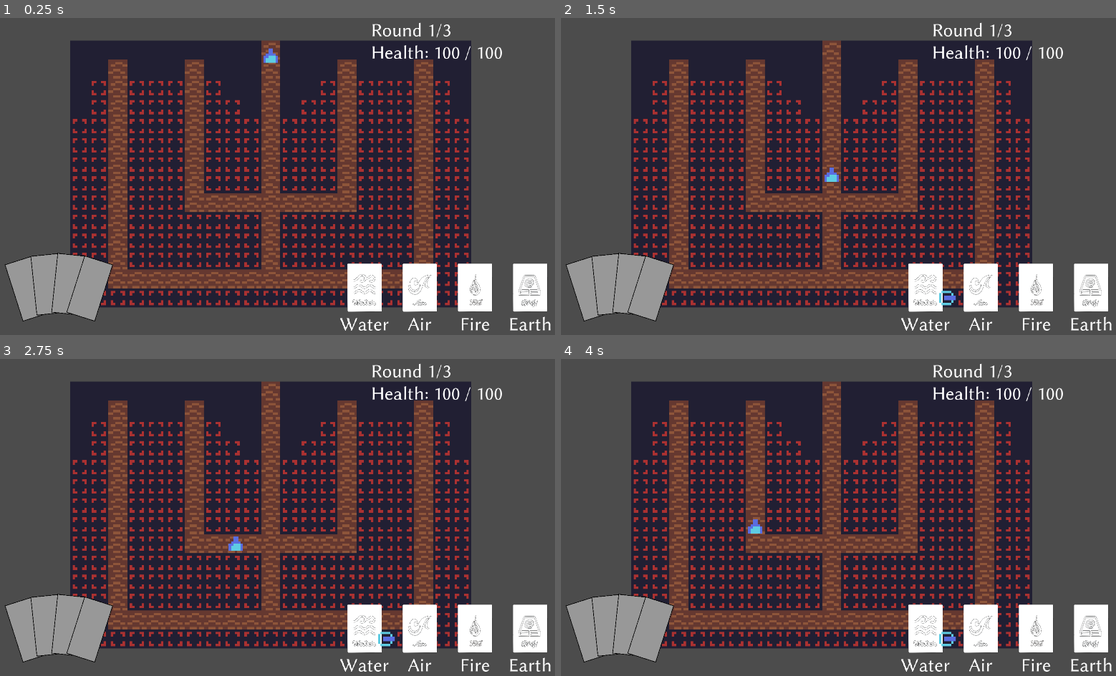
Above: before the commit, frames 1-4 (two rows, left to right).
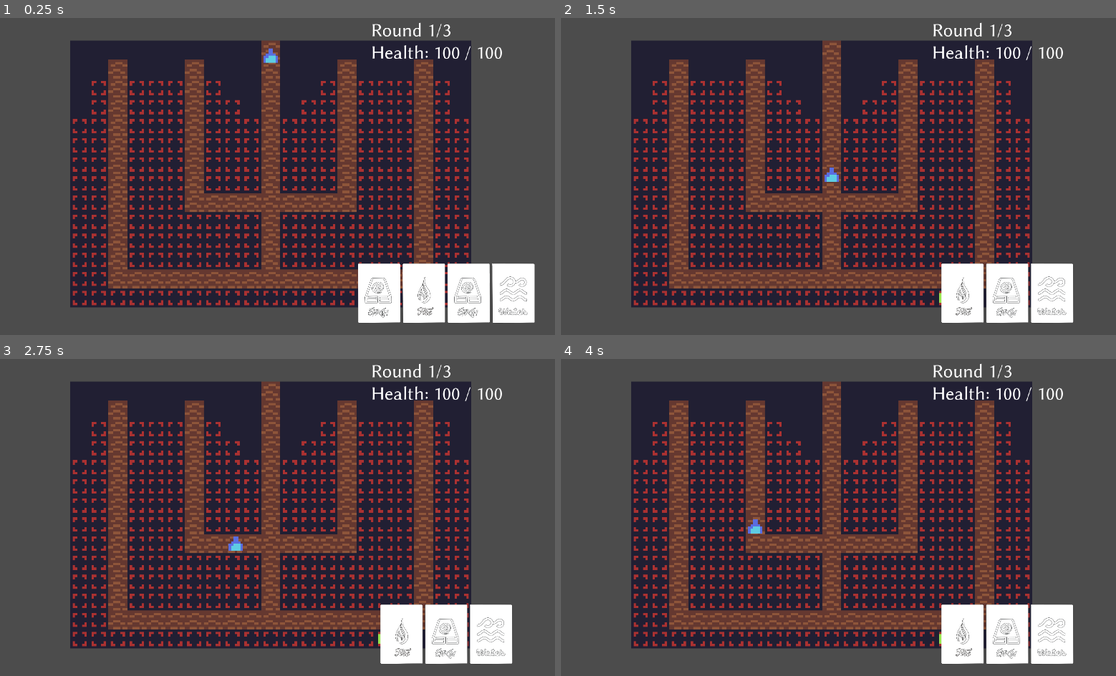
Above: after the commit, the same moments.

Repository: ModProg/GMTK-21
Game: Godot game, scene res://Scenes/ScrapScene.tscn
Two runs of this game, one before a commit and one after it. Both use one fixed random seed, a clock stepped at 60 frames per second and the inputs below.
Inputs (mouse positions are in pixels of both pictures, inside the frame that each line leads up to):
- Up to frame 1 (0.25 s): no input
- Up to frame 2 (1.5 s): click (927, 287) at 0.52 s; click (938, 293) at 1.27 s
- Up to frame 3 (2.75 s): click (421, 628) at 2.02 s
- Up to frame 4 (4 s): click (1038, 628) at 2.77 s; click (1093, 628) at 3.52 s

The runs differ from the first frame. In frame 1, 7.4% of the frame differs, in the area x 0-100%, y 74-99%; in frame 2, 8.2%; in frame 3, 8.2%; in frame 4, 8.2%.

Commit message:
Added Animated Cards

Diff:
--- /dev/null
+++ b/Godot/Art/Towers/Blue_Fire Tower.tres
@@ -0,0 +1,7 @@
+[gd_resource type="AtlasTexture" load_steps=2 format=2]
+
+[ext_resource path="res://Art/DeveloperArt.png" type="Texture" id=1]
+
+[resource]
+atlas = ExtResource( 1 )
+region = Rect2( 56, 16, 8, 8 )
--- /dev/null
+++ b/Godot/Art/Towers/Ice Tower.tres
@@ -0,0 +1,7 @@
+[gd_resource type="AtlasTexture" load_steps=2 format=2]
+
+[ext_resource path="res://Art/DeveloperArt.png" type="Texture" id=1]
+
+[resource]
+atlas = ExtResource( 1 )
+region = Rect2( 72, 16, 8, 8 )
--- /dev/null
+++ b/Godot/Art/Towers/Lava Tower.tres
@@ -0,0 +1,7 @@
+[gd_resource type="AtlasTexture" load_steps=2 format=2]
+
+[ext_resource path="res://Art/DeveloperArt.png" type="Texture" id=1]
+
+[resource]
+atlas = ExtResource( 1 )
+region = Rect2( 64, 16, 8, 8 )
--- /dev/null
+++ b/Godot/Art/Towers/Sand Tower.tres
@@ -0,0 +1,7 @@
+[gd_resource type="AtlasTexture" load_steps=2 format=2]
+
+[ext_resource path="res://Art/DeveloperArt.png" type="Texture" id=1]
+
+[resource]
+atlas = ExtResource( 1 )
+region = Rect2( 48, 16, 8, 8 )
--- /dev/null
+++ b/Godot/Art/Towers/Steam Tower.tres
@@ -0,0 +1,7 @@
+[gd_resource type="AtlasTexture" load_steps=2 format=2]
+
+[ext_resource path="res://Art/DeveloperArt.png" type="Texture" id=1]
+
+[resource]
+atlas = ExtResource( 1 )
+region = Rect2( 40, 16, 8, 8 )
--- /dev/null
+++ b/Godot/Art/Towers/Wood Tower.tres
@@ -0,0 +1,7 @@
+[gd_resource type="AtlasTexture" load_steps=2 format=2]
+
+[ext_resource path="res://Art/DeveloperArt.png" type="Texture" id=1]
+
+[resource]
+atlas = ExtResource( 1 )
+region = Rect2( 32, 16, 8, 8 )
--- a/Godot/Scenes/Card.tscn
+++ /dev/null
@@ -1,14 +0,0 @@
-[gd_scene load_steps=2 format=2]
-
-[ext_resource path="res://Scripts/Cards.gd" type="Script" id=1]
-
-[node name="Panel" type="Panel"]
-margin_left = 140.114
-margin_top = 15.322
-margin_right = 240.114
-margin_bottom = 215.322
-rect_pivot_offset = Vector2( 50, 200 )
-script = ExtResource( 1 )
-__meta__ = {
-"_edit_use_anchors_": false
-}
--- a/Godot/Scenes/ScrapScene.tscn
+++ b/Godot/Scenes/ScrapScene.tscn
@@ -2,7 +2,7 @@
 
 [ext_resource path="res://Scripts/GameController.gd" type="Script" id=1]
 [ext_resource path="res://Scripts/RoundController.gd" type="Script" id=2]
-[ext_resource path="res://Scenes/UI.tscn" type="PackedScene" id=4]
+[ext_resource path="res://Scenes/UI/UI.tscn" type="PackedScene" id=4]
 
 [node name="Node" type="Node"]
 script = ExtResource( 1 )
--- a/Godot/Scenes/TowerTables.tscn
+++ /dev/null
@@ -1,145 +0,0 @@
-[gd_scene load_steps=7 format=2]
-
-[ext_resource path="res://Art/Cards/Water Card.tres" type="Texture" id=1]
-[ext_resource path="res://Art/Cards/Air Card.tres" type="Texture" id=2]
-[ext_resource path="res://Art/Cards/Fire Card.tres" type="Texture" id=3]
-[ext_resource path="res://Art/Cards/Earth Card.tres" type="Texture" id=4]
-[ext_resource path="res://Art/Fonts/LinBiolinum_aRL.tres" type="DynamicFont" id=5]
-[ext_resource path="res://Scenes/TowerTables.gd" type="Script" id=6]
-
-[node name="TowerTables" type="Control"]
-anchor_right = 1.0
-anchor_bottom = 1.0
-mouse_filter = 1
-script = ExtResource( 6 )
-__meta__ = {
-"_edit_use_anchors_": false
-}
-
-[node name="Column" type="VBoxContainer" parent="."]
-anchor_right = 1.0
-anchor_bottom = 1.0
-size_flags_horizontal = 3
-__meta__ = {
-"_edit_use_anchors_": false
-}
-
-[node name="Row" type="HBoxContainer" parent="Column"]
-margin_right = 1920.0
-margin_bottom = 1080.0
-size_flags_vertical = 3
-
-[node name="Element1" type="VBoxContainer" parent="Column/Row"]
-margin_right = 477.0
-margin_bottom = 1080.0
-size_flags_horizontal = 3
-
-[node name="Water" type="TextureButton" parent="Column/Row/Element1" groups=[
-"Tower_button",
-]]
-margin_right = 477.0
-margin_bottom = 1002.0
-mouse_filter = 1
-size_flags_horizontal = 3
-size_flags_vertical = 3
-texture_normal = ExtResource( 1 )
-expand = true
-stretch_mode = 5
-
-[node name="Label" type="Label" parent="Column/Row/Element1"]
-margin_top = 1006.0
-margin_right = 477.0
-margin_bottom = 1080.0
-mouse_filter = 1
-custom_fonts/font = ExtResource( 5 )
-text = "Water"
-align = 1
-valign = 1
-autowrap = true
-
-[node name="Element2" type="VBoxContainer" parent="Column/Row"]
-margin_left = 481.0
-margin_right = 958.0
-margin_bottom = 1080.0
-size_flags_horizontal = 3
-
-[node name="Air" type="TextureButton" parent="Column/Row/Element2" groups=[
-"Tower_button",
-]]
-margin_right = 477.0
-margin_bottom = 1002.0
-mouse_filter = 1
-size_flags_horizontal = 3
-size_flags_vertical = 3
-texture_normal = ExtResource( 2 )
-expand = true
-stretch_mode = 5
-
-[node name="Label" type="Label" parent="Column/Row/Element2"]
-margin_top = 1006.0
-margin_right = 477.0
-margin_bottom = 1080.0
-mouse_filter = 1
-custom_fonts/font = ExtResource( 5 )
-text = "Air"
-align = 1
-valign = 1
-autowrap = true
-
-[node name="Element3" type="VBoxContainer" parent="Column/Row"]
-margin_left = 962.0
-margin_right = 1439.0
-margin_bottom = 1080.0
-size_flags_horizontal = 3
-
-[node name="Fire" type="TextureButton" parent="Column/Row/Element3" groups=[
-"Tower_button",
-]]
-margin_right = 477.0
-margin_bottom = 1002.0
-mouse_filter = 1
-size_flags_horizontal = 3
-size_flags_vertical = 3
-texture_normal = ExtResource( 3 )
-expand = true
-stretch_mode = 5
-
-[node name="Label" type="Label" parent="Column/Row/Element3"]
-margin_top = 1006.0
-margin_right = 477.0
-margin_bottom = 1080.0
-mouse_filter = 1
-custom_fonts/font = ExtResource( 5 )
-text = "Fire"
-align = 1
-valign = 1
-autowrap = true
-
-[node name="Element4" type="VBoxContainer" parent="Column/Row"]
-margin_left = 1443.0
-margin_right = 1920.0
-margin_bottom = 1080.0
-size_flags_horizontal = 3
-
-[node name="Earth" type="TextureButton" parent="Column/Row/Element4" groups=[
-"Tower_button",
-]]
-margin_right = 477.0
-margin_bottom = 1002.0
-mouse_filter = 1
-size_flags_horizontal = 3
-size_flags_vertical = 3
-texture_normal = ExtResource( 4 )
-expand = true
-stretch_mode = 5
-
-[node name="Label" type="Label" parent="Column/Row/Element4"]
-margin_top = 1006.0
-margin_right = 477.0
-margin_bottom = 1080.0
-mouse_filter = 1
-custom_fonts/font = ExtResource( 5 )
-text = "Earth"
-align = 1
-valign = 1
-autowrap = true
--- a/Godot/Scenes/UI.tscn
+++ /dev/null
@@ -1,125 +0,0 @@
-[gd_scene load_steps=8 format=2]
-
-[ext_resource path="res://addons/card_fan_container/card_fan_container.gd" type="Script" id=1]
-[ext_resource path="res://Art/Fonts/LinBiolinum_aRL.tres" type="DynamicFont" id=2]
-[ext_resource path="res://Scenes/Card.tscn" type="PackedScene" id=3]
-[ext_resource path="res://Scripts/UIController.gd" type="Script" id=4]
-[ext_resource path="res://Scenes/TowerTables.tscn" type="PackedScene" id=5]
-
-[sub_resource type="StyleBoxFlat" id=1]
-border_width_left = 2
-border_width_top = 2
-border_width_right = 2
-border_width_bottom = 2
-border_color = Color( 0, 0, 0, 1 )
-
-[sub_resource type="Theme" id=2]
-Panel/styles/panel = SubResource( 1 )
-
-[node name="Control" type="Control"]
-margin_right = 1920.0
-margin_bottom = 1080.0
-script = ExtResource( 4 )
-__meta__ = {
-"_edit_use_anchors_": false
-}
-
-[node name="MarginContainer" type="MarginContainer" parent="."]
-anchor_left = 1.0
-anchor_right = 1.0
-margin_left = -624.0
-margin_top = 20.0
-margin_right = -20.0
-margin_bottom = 218.0
-__meta__ = {
-"_edit_use_anchors_": false
-}
-
-[node name="Round Text" type="RichTextLabel" parent="MarginContainer"]
-margin_right = 604.0
-margin_bottom = 198.0
-custom_fonts/normal_font = ExtResource( 2 )
-custom_colors/default_color = Color( 1, 1, 1, 1 )
-text = "Rounds remainning 99"
-
-[node name="Health Text" type="RichTextLabel" parent="MarginContainer"]
-margin_right = 604.0
-margin_bottom = 198.0
-custom_fonts/normal_font = ExtResource( 2 )
-custom_colors/default_color = Color( 1, 1, 1, 1 )
-text = "
-Health 100"
-
-[node name="MarginContainer2" type="MarginContainer" parent="."]
-anchor_left = 1.0
-anchor_top = 1.0
-anchor_right = 1.0
-anchor_bottom = 1.0
-margin_left = -736.0
-margin_top = -240.0
-__meta__ = {
-"_edit_use_anchors_": false
-}
-
-[node name="TowerTables" parent="MarginContainer2" instance=ExtResource( 5 )]
-anchor_right = 0.0
-anchor_bottom = 0.0
-margin_right = 736.0
-margin_bottom = 240.0
-
-[node name="MarginContainer3" type="MarginContainer" parent="."]
-anchor_top = 1.0
-anchor_bottom = 1.0
-margin_top = -300.0
-margin_right = 500.0
-__meta__ = {
-"_edit_use_anchors_": false
-}
-
-[node name="CenterContainer" type="CenterContainer" parent="MarginContainer3"]
-margin_right = 500.0
-margin_bottom = 300.0
-
-[node name="CardFanContainer" type="Container" parent="MarginContainer3/CenterContainer"]
-margin_right = 500.0
-margin_bottom = 300.0
-rect_min_size = Vector2( 500, 300 )
-size_flags_horizontal = 0
-size_flags_vertical = 0
-theme = SubResource( 2 )
-script = ExtResource( 1 )
-__meta__ = {
-"_edit_use_anchors_": false
-}
-max_angle = 11.797
-bow_spacing = 0.24
-padding = 0.157
-child_size = Vector2( 100, 200 )
-
-[node name="Panel" parent="MarginContainer3/CenterContainer/CardFanContainer" instance=ExtResource( 3 )]
-margin_left = 126.974
-margin_top = 39.3674
-margin_right = 226.974
-margin_bottom = 239.367
-rect_rotation = -17.6955
-
-[node name="Panel2" parent="MarginContainer3/CenterContainer/CardFanContainer" instance=ExtResource( 3 )]
-margin_left = 175.31
-margin_top = 29.272
-margin_right = 275.31
-margin_bottom = 229.272
-rect_rotation = -5.8985
-
-[node name="Panel3" parent="MarginContainer3/CenterContainer/CardFanContainer" instance=ExtResource( 3 )]
-margin_left = 224.69
-margin_top = 29.272
-margin_right = 324.69
-margin_bottom = 229.272
-rect_rotation = 5.8985
-
-[node name="Panel4" parent="MarginContainer3/CenterContainer/CardFanContainer" instance=ExtResource( 3 )]
-margin_left = 273.026
-margin_top = 39.3674
-margin_right = 373.026
-margin_bottom = 239.367
-rect_rotation = 17.6955
--- /dev/null
+++ b/Godot/Scenes/UI/ElementCard.tscn
@@ -0,0 +1,30 @@
+[gd_scene load_steps=3 format=2]
+
+[ext_resource path="res://Art/Cards/Water Card.tres" type="Texture" id=1]
+[ext_resource path="res://Scripts/ElementCard.gd" type="Script" id=2]
+
+[node name="Control" type="Control"]
+margin_right = 40.0
+margin_bottom = 40.0
+rect_min_size = Vector2( 142.735, 200 )
+__meta__ = {
+"_edit_use_anchors_": false
+}
+
+[node name="ElementCard" type="TextureButton" parent="." groups=[
+"element_card",
+]]
+margin_right = 142.735
+margin_bottom = 200.0
+rect_min_size = Vector2( 142.735, 200 )
+mouse_filter = 1
+texture_normal = ExtResource( 1 )
+expand = true
+stretch_mode = 4
+script = ExtResource( 2 )
+__meta__ = {
+"_edit_use_anchors_": false
+}
+
+[connection signal="button_down" from="ElementCard" to="ElementCard" method="_on_ElementCard_button_down"]
+[connection signal="button_up" from="ElementCard" to="ElementCard" method="_on_ElementCard_button_up"]
--- /dev/null
+++ b/Godot/Scenes/UI/UI.tscn
@@ -0,0 +1,80 @@
+[gd_scene load_steps=4 format=2]
+
+[ext_resource path="res://Scenes/UI/ElementCard.tscn" type="PackedScene" id=1]
+[ext_resource path="res://Art/Fonts/LinBiolinum_aRL.tres" type="DynamicFont" id=2]
+[ext_resource path="res://Scripts/UIController.gd" type="Script" id=4]
+
+[node name="Control" type="Control"]
+margin_right = 1920.0
+margin_bottom = 1080.0
+script = ExtResource( 4 )
+__meta__ = {
+"_edit_use_anchors_": false
+}
+
+[node name="MarginContainer" type="MarginContainer" parent="."]
+anchor_left = 1.0
+anchor_right = 1.0
+margin_left = -624.0
+margin_top = 20.0
+margin_right = -20.0
+margin_bottom = 218.0
+__meta__ = {
+"_edit_use_anchors_": false
+}
+
+[node name="Round Text" type="RichTextLabel" parent="MarginContainer"]
+margin_right = 604.0
+margin_bottom = 198.0
+custom_fonts/normal_font = ExtResource( 2 )
+custom_colors/default_color = Color( 1, 1, 1, 1 )
+text = "Rounds remainning 99"
+
+[node name="Health Text" type="RichTextLabel" parent="MarginContainer"]
+margin_right = 604.0
+margin_bottom = 198.0
+custom_fonts/normal_font = ExtResource( 2 )
+custom_colors/default_color = Color( 1, 1, 1, 1 )
+text = "
+Health 100"
+
+[node name="MarginContainer2" type="MarginContainer" parent="."]
+anchor_left = 1.0
+anchor_top = 1.0
+anchor_right = 1.0
+anchor_bottom = 1.0
+margin_left = -736.0
+margin_top = -240.0
+__meta__ = {
+"_edit_use_anchors_": false
+}
+
+[node name="Row" type="HBoxContainer" parent="MarginContainer2"]
+margin_right = 736.0
+margin_bottom = 240.0
+size_flags_vertical = 3
+custom_constants/separation = 0
+alignment = 1
+__meta__ = {
+"_edit_use_anchors_": false
+}
+
+[node name="ElementCard" parent="MarginContainer2/Row" instance=ExtResource( 1 )]
+margin_left = 84.0
+margin_right = 226.735
+margin_bottom = 240.0
+
+[node name="ElementCard2" parent="MarginContainer2/Row" instance=ExtResource( 1 )]
+margin_left = 226.0
+margin_right = 368.735
+margin_bottom = 240.0
+
+[node name="ElementCard3" parent="MarginContainer2/Row" instance=ExtResource( 1 )]
+margin_left = 368.0
+margin_right = 510.735
+margin_bottom = 240.0
+
+[node name="ElementCard4" parent="MarginContainer2/Row" instance=ExtResource( 1 )]
+margin_left = 510.0
+margin_right = 652.735
+margin_bottom = 240.0
--- /dev/null
+++ b/Godot/Scripts/ElementCard.gd
@@ -0,0 +1,62 @@
+extends TextureButton
+
+const Tower_scene = preload("res://Scenes/Tower.tscn")
+
+export var hand_close_speed: float = 10
+export var hand_open_speed: float = hand_close_speed
+export var fly_back_speed: float = 20
+export var scale_down_speed: float = 10
+export var scale_up_speed: float = scale_down_speed
+export var padding: float = 4
+
+var element = Element.random_element()
+var game_controller: GameController
+
+onready var parent: Control = $".."
+var parent_rect_min_size: Vector2
+var attached = false
+var tower_instance: Node
+
+var texture = {
+	"Water": preload("res://Art/Cards/Water Card.tres"),
+	"Earth": preload("res://Art/Cards/Earth Card.tres"),
+	"Air": preload("res://Art/Cards/Air Card.tres"),
+	"Fire": preload("res://Art/Cards/Fire Card.tres")
+}
+
+
+func _ready() -> void:
+	texture_normal = texture[element]
+
+	parent_rect_min_size = rect_min_size + Vector2(padding * 2, 0)
+	parent.rect_min_size = parent_rect_min_size
+
+
+func _process(delta: float) -> void:
+	if attached:
+		parent.rect_min_size.x = lerp(parent.rect_min_size.x, 0, hand_close_speed * delta)
+		rect_global_position = get_global_mouse_position() - rect_scale * rect_size / 2
+		rect_scale = lerp(rect_scale, Vector2.ZERO, scale_down_speed * delta)
+	else:
+		parent.rect_min_size.x = lerp(
+			parent.rect_min_size.x, parent_rect_min_size.x, hand_open_speed * delta
+		)
+		rect_global_position = lerp(
+			rect_global_position, parent.rect_global_position, fly_back_speed * delta
+		)
+		rect_scale = lerp(rect_scale, Vector2.ONE, scale_up_speed * delta)
+
+
+func _on_ElementCard_button_down() -> void:
+	attached = true
+	tower_instance = Tower_scene.instance()
+	tower_instance.element = element
+	tower_instance.texture = tower_instance.textures[element]
+	game_controller.add_tower(tower_instance)
+
+
+func _on_ElementCard_button_up() -> void:
+	if tower_instance.try_place():
+		parent.queue_free()
+	else:
+		attached = false
--- a/Godot/Scripts/GameController.gd
+++ b/Godot/Scripts/GameController.gd
@@ -9,7 +9,9 @@
 # var b: String = "text"
 
 var map_instance: Node2D
-onready var towers = $Towers
+var tile_map: TileMap
+var towers: Dictionary = {}
+onready var tower_parrent = $Towers
 onready var ui_controller: UIController = $UI
 onready var round_controller = $RoundController
 onready var music_player: AudioStreamPlayer = $MusicPlayer
@@ -17,12 +19,13 @@
 
 # Called when the node enters the scene tree for the first time.
 func _ready() -> void:
-	ui_controller.game_controller = self
-	ui_controller.start()
-	round_controller.ui_controller = ui_controller
-	round_controller.game_controller = self
-	set_scenario(_scenario)
-	music_player.play()
+	if not Engine.editor_hint:
+		ui_controller.game_controller = self
+		ui_controller.start()
+		round_controller.ui_controller = ui_controller
+		round_controller.game_controller = self
+		set_scenario(_scenario)
+		music_player.play()
 
 
 func play_music(music: AudioStream):
@@ -46,7 +49,7 @@
 	add_child(map_instance)
 	move_child(map_instance, 0)
 
-	var tile_map: TileMap = map_instance.get_node("TileMap")
+	tile_map = map_instance.get_node("TileMap")
 	var map_size = tile_map.to_global(tile_map.map_to_world(tile_map.get_used_rect().size))
 	var vp_size = get_viewport().size
 	map_instance.position = (vp_size - map_size) / 2
@@ -66,7 +69,18 @@
 
 func add_tower(tower: Node):
 	tower.game_controller = self
-	towers.add_child(tower)
+	tower.tile_map = tile_map
+	tower_parrent.add_child(tower)
+
+
+func set_tower(pos: Vector2, tower: Node):
+	towers[pos] = tower
+
+
+func get_tower(pos: Vector2) -> Node:
+	if towers.has(pos):
+		return towers[pos]
+	return null
 
 
 func _process(delta: float) -> void:
--- a/Godot/Scripts/Tower.gd
+++ b/Godot/Scripts/Tower.gd
@@ -1,30 +1,26 @@
 extends Sprite
-
-enum combined_element { Water_Air, Earth_Water, Earth_Fire, Earth_Air, Fire_Water, Air_Fire }
 
 export (String) var element = "Fire"
 export var building = false
 
-onready var tile_map = $"../Map/TileMap"
+var tile_map
 
 var targets = []
 var current_target: WeakRef
 var game_controller: GameController
-var placed = false
-var over_lapping_with_towers = false
-var combined = ""
+var ex_tower: Node2D
 
 const textures = {
 	"Water": preload("res://Art/Towers/Water Tower.tres"),
 	"Air": preload("res://Art/Towers/Air Tower.tres"),
 	"Earth": preload("res://Art/Towers/Earth Tower.tres"),
 	"Fire": preload("res://Art/Towers/Fire Tower.tres"),
-	"Wood": 1,
-	"Steam": 2,
-	"Sand": 3,
-	"Blue_Fire": 4,
-	"Lava": 5,
-	"Ice": 6,
+	"Wood": preload("res://Art/Towers/Wood Tower.tres"),
+	"Steam": preload("res://Art/Towers/Steam Tower.tres"),
+	"Sand": preload("res://Art/Towers/Sand Tower.tres"),
+	"Blue_Fire": preload("res://Art/Towers/Blue_Fire Tower.tres"),
+	"Lava": preload("res://Art/Towers/Lava Tower.tres"),
+	"Ice": preload("res://Art/Towers/Ice Tower.tres"),
 }
 const projectile = preload("res://Scenes/Projectile.tscn")
 
@@ -34,8 +30,41 @@
 	pass
 
 
+func try_place() -> bool:
+	# reset ex_tower if existing
+	if ex_tower:
+		ex_tower.visible = true
+		ex_tower = null
+	var tile_pos = tile_map.world_to_map(tile_map.get_local_mouse_position())
+	if tile_map.get_cellv(tile_pos) == 1:
+		var l_ex_tower = game_controller.get_tower(tile_pos)
+		if l_ex_tower:
+			var combined = Element.combine(l_ex_tower.element, element)
+			if ! combined.empty():
+				l_ex_tower.element = combined
+				l_ex_tower.texture = textures[combined]
+				queue_free()
+				return true
+			else:
+				queue_free()
+				return false
+		else:
+			game_controller.set_tower(tile_pos, self)
+			global_position = tile_map.to_global(
+				tile_map.map_to_world(tile_pos) + tile_map.cell_size / 2
+			)
+			building = false
+			return true
+	queue_free()
+	return false
+
+
 # Called every frame. 'delta' is the elapsed time since the previous frame.
 func _physics_process(delta: float) -> void:
+	if ex_tower:
+		ex_tower.visible = true
+		ex_tower = null
+		texture = textures[element]
 	if building:
 		var tile_pos = tile_map.world_to_map(tile_map.get_local_mouse_position())
 		if tile_map.get_cellv(tile_pos) == 1:
@@ -43,14 +72,18 @@
 				tile_map.map_to_world(tile_pos) + tile_map.cell_size / 2
 			)
 			modulate = Color.white
+			ex_tower = game_controller.get_tower(tile_pos)
+			if ex_tower:
+				var combined = Element.combine(ex_tower.element, element)
+				if ! combined.empty():
+					ex_tower.visible = false
+					texture = textures[combined]
+				else:
+					position = get_global_mouse_position()
+					modulate = Color.black
 		else:
 			position = get_global_mouse_position()
 			modulate = Color.black
-			if Input.is_action_just_released("Click"):
-				if combined != "":
-					var result = element + combined
-					on_combining(return_combined_tower(result))
-				queue_free()
 	else:
 		if ! current_target:
 			var dist = INF
@@ -70,19 +103,8 @@
 					current_target = null
 				else:
 					var target_position = target.get_global_transform().origin
-					var target_rotation=(target_position-global_position).angle()
-					rotation=lerp_angle(rotation,target_rotation,0.1)
-
-
-func _input(event: InputEvent) -> void:
-	if building && event is InputEventMouseButton && event.button_index == 1:
-		var tile_pos = tile_map.world_to_map(tile_map.get_local_mouse_position())
-		if tile_map.get_cellv(tile_pos) == 1:
-			global_position = tile_map.to_global(
-				tile_map.map_to_world(tile_pos) + tile_map.cell_size / 2
-			)
-			tile_map.set_cellv(tile_pos, 2)
-			building = false
+					var target_rotation = (target_position - global_position).angle()
+					rotation = lerp_angle(rotation, target_rotation, 0.1)
 
 
 # This needs to also run while building
@@ -106,47 +128,3 @@
 			instance.target_ref = current_target
 			instance.element = element
 			get_parent().add_child(instance)
-
-
-func _unhandled_input(event):
-	if event.is_action_released("Click") && combined != "":
-		var result = element + combined
-		print(result)
-
-
-#when other tower enters
-func _on_Combine_area_area_entered(area):
-	var parent = area.get_parent()
-	if area.is_in_group("Combine_Area"):
-		over_lapping_with_towers = true
-		combined = parent.element
-
-
-#when other towers exits
-func _on_Combine_area_area_exited(area):
-	if area.is_in_group("Combine_Area"):
-		over_lapping_with_towers = false
-		combined = ""
-
-
-func return_combined_tower(result):
-	if result in ["WaterAir", "AirWater"]:
-		return "Ice"
-	elif result in ["WaterEarth", "EarthWater"]:
-		return "Wood"
-	elif result in ["WaterFire", "FireWater"]:
-		return "Steam"
-	elif result in ["AirEarth", "EarthAir"]:
-		return "Sand"
-	elif result in ["AirFire", "FireAir"]:
-		return "Blue_Fire"
-	elif result in ["EarthFire", "FireEarth"]:
-		return "Lava"
-	else:
-		return null
-
-
-func on_combining(combined_thing):
-	#element=combined_thing
-	#texture=textures[combined_thing]
-	print("****NOW I AM A" + str(combined_thing) + "TOWER I FEEL STRONG****")
--- a/Godot/Scripts/UIController.gd
+++ b/Godot/Scripts/UIController.gd
@@ -20,7 +20,9 @@
 
 
 func start() -> void:
-	towerTables.game_controller = game_controller
+	for ec in get_tree().get_nodes_in_group("element_card"):
+		ec.game_controller = game_controller
+	#towerTables.game_controller = game_controller
 
 
 func set_message(value: String):
--- /dev/null
+++ b/Godot/Scripts/Utils/Element.gd
@@ -0,0 +1,22 @@
+class_name Element
+
+const basic = ["Water", "Earth", "Air", "Fire"]
+
+static func random_element() -> String:
+	return basic[randi() % basic.size()]
+
+const combinations = {
+	["Water", "Air"]: "Ice",
+	["Water", "Earth"]: "Wood",
+	["Water", "Fire"]: "Steam",
+	["Air", "Earth"]: "Sand",
+	["Air", "Fire"]: "Blue_Fire",
+	["Earth", "Fire"]: "Lava"
+}
+
+static func combine(element1: String, element2: String) -> String:
+	if combinations.has([element1, element2]):
+		return combinations[[element1, element2]]
+	if combinations.has([element2, element1]):
+		return combinations[[element2, element1]]
+	return ""
--- a/Godot/project.godot
+++ b/Godot/project.godot
@@ -9,6 +9,11 @@
 config_version=4
 
 _global_script_classes=[ {
+"base": "Reference",
+"class": "Element",
+"language": "GDScript",
+"path": "res://Scripts/Utils/Element.gd"
+}, {
 "base": "Node",
 "class": "GameController",
 "language": "GDScript",
@@ -30,6 +35,7 @@
 "path": "res://Scripts/UIController.gd"
 } ]
 _global_script_class_icons={
+"Element": "",
 "GameController": "",
 "Music": "",
 "Round": "",
Binary file changed: Godot/Art/DeveloperArt.png
Renamed: Godot/Scripts/Cards.gd -> Godot/Scripts/Archive/Cards.gd
Renamed: Godot/Scenes/TowerTables.gd -> Godot/Scripts/Archive/TowerTables.gd
Not shown, changed: Art/DeveloperArt.ase
